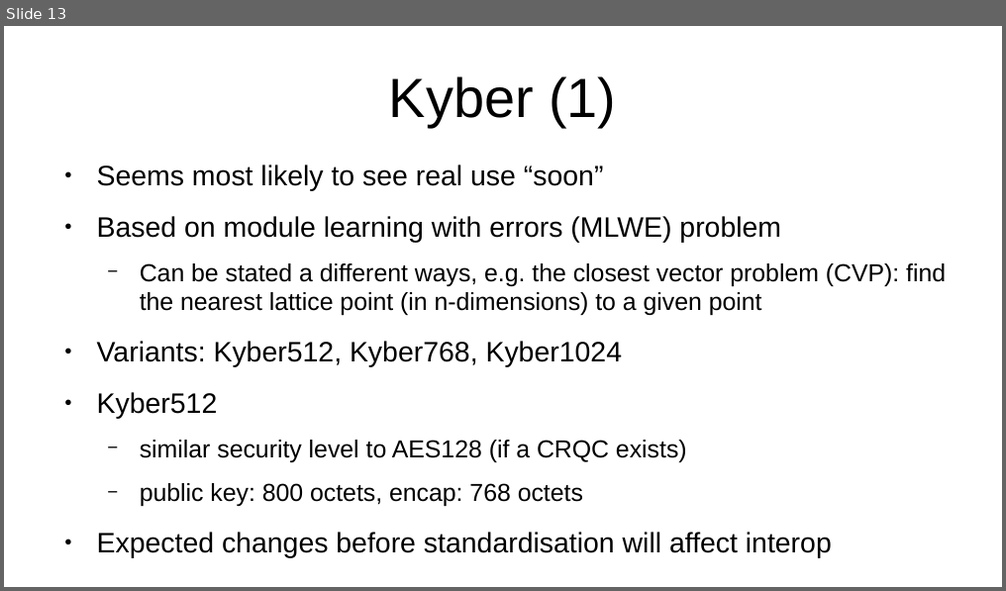
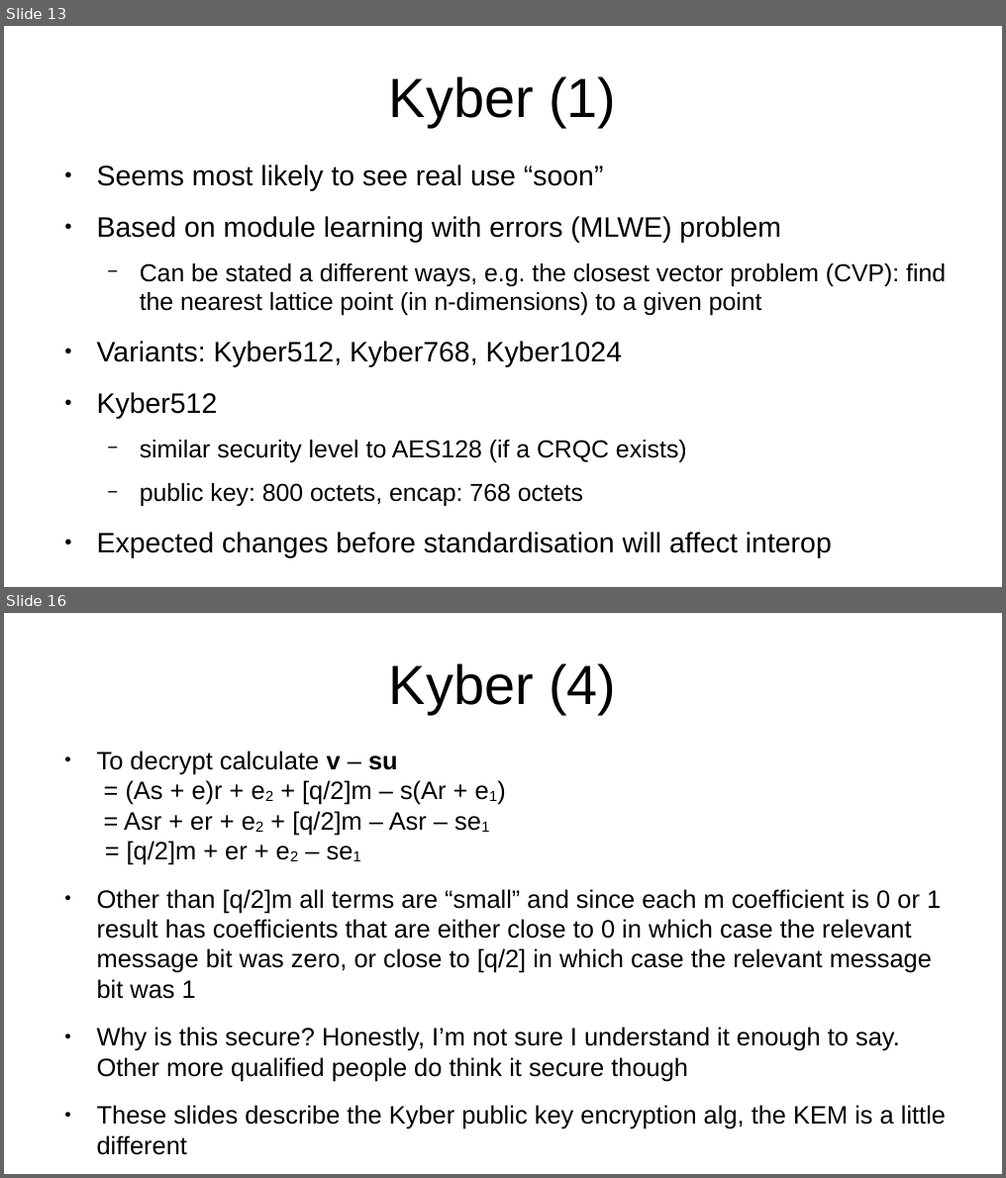
Before and after one commit to sftcd/cs7053, a slide deck: 2023lectures/05-pqc.odp. Shown one above the other, each under a label of ours: slide 13 before the commit, slides 13 and 16 after it; the slides between them are not shown. The pictures are 1006x591 and 1006x1178 pixels, drawn with LibreOffice and Linux fonts; fonts in the diff are those of the drawing. Boxes give left, top, right and bottom in pixels: in the first picture for what was removed or moved away, otherwise in the second. Text is boxed around its words. In the diff, an @@ line names an element or a change of style, - is before the commit and + after.

Commit message:
added kyber tbds

```diff
--- a/2023lectures/05-pqc.odp
+++ b/2023lectures/05-pqc.odp
@@ slide 16 added at [4,613,1002,1174], background #FFFFFF @@
@@ title added at [389,663,616,714], 44 pt, text #000000 @@
+Kyber (4)
@@ text added at [97,751,945,1156], 20 pt, text #000000 @@
+● To decrypt calculate v – su
+  = (As + e)r + e2 + [q/2]m – s(Ar + e1)
+  = Asr + er + e2 + [q/2]m – Asr – se1
+  = [q/2]m + er + e2 – se1
+● Other than [q/2]m all terms are “small” and since each m coefficient is 0 or 1 result has coefficients that are either close to 0 in which case the relevant message bit was zero, or close to [q/2] in which case the relevant message bit was 1
+● Why is this secure? Honestly, I’m not sure I understand it enough to say. Other more qualified people do think it secure though
+● These slides describe the Kyber public key encryption alg, the KEM is a little different
```
Also in this commit, not shown: 1 slide changed, 1 other slide added, 1 other file.
